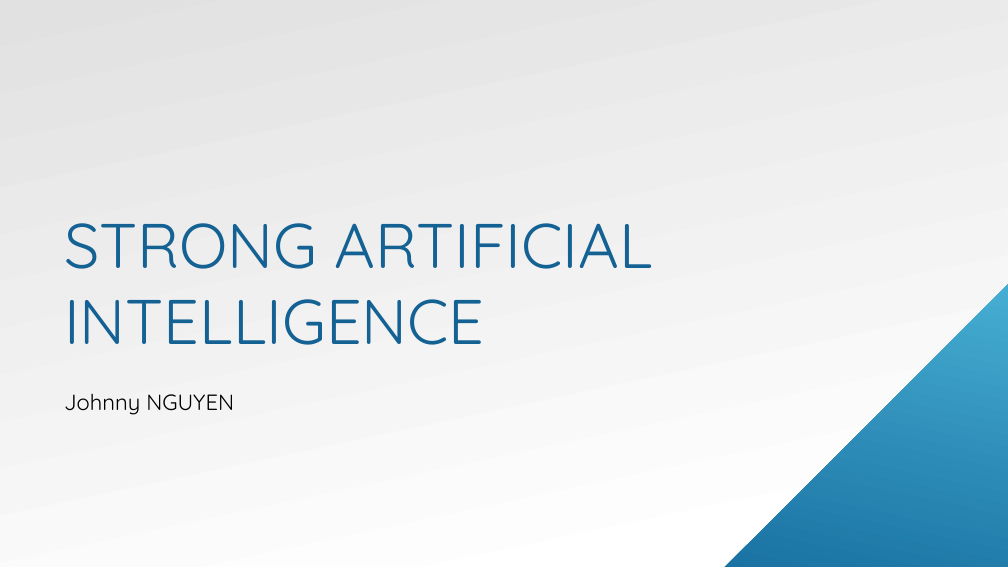
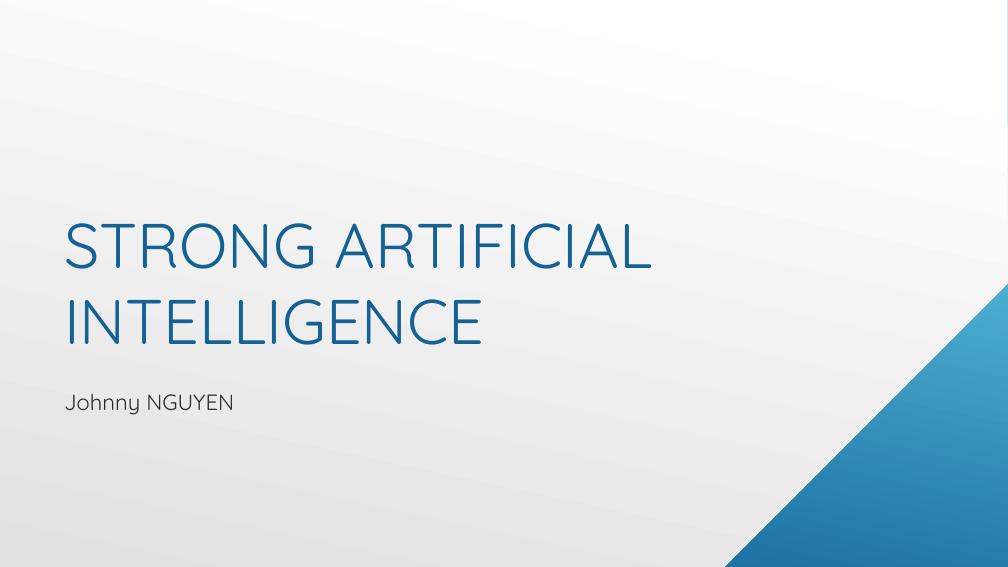
Before and after one commit to jnguyen1192/SIA, a slide deck: slide 1 of SAI_presentation.pptx. Drawn at 1008x567 pixels with LibreOffice and Linux fonts; fonts in the diff are those of the drawing. Boxes give left, top, right and bottom in pixels: in the first picture for what was removed or moved away, otherwise in the second. Text is boxed around its words. In the diff, an @@ line names an element or a change of style, - is before the commit and + after.

```diff
--- a/SAI_presentation.pptx
+++ b/SAI_presentation.pptx
@@ rectangle at [0, 0, 1008, 567]: fill gradient #62D2EF to #05578D to gradient #6ED2EB to #06588E @@
@@ snip rect at [0, 0, 1008, 567]: mirrored; rotation 180 to 0 degrees @@
@@ subtitle "Johnny NGUYEN" at [64, 394, 234, 415]: text colour #000000 to #000000 at 80% opacity; more space between paragraphs @@
```
Also in this commit, not shown: 22 other slides changed.
